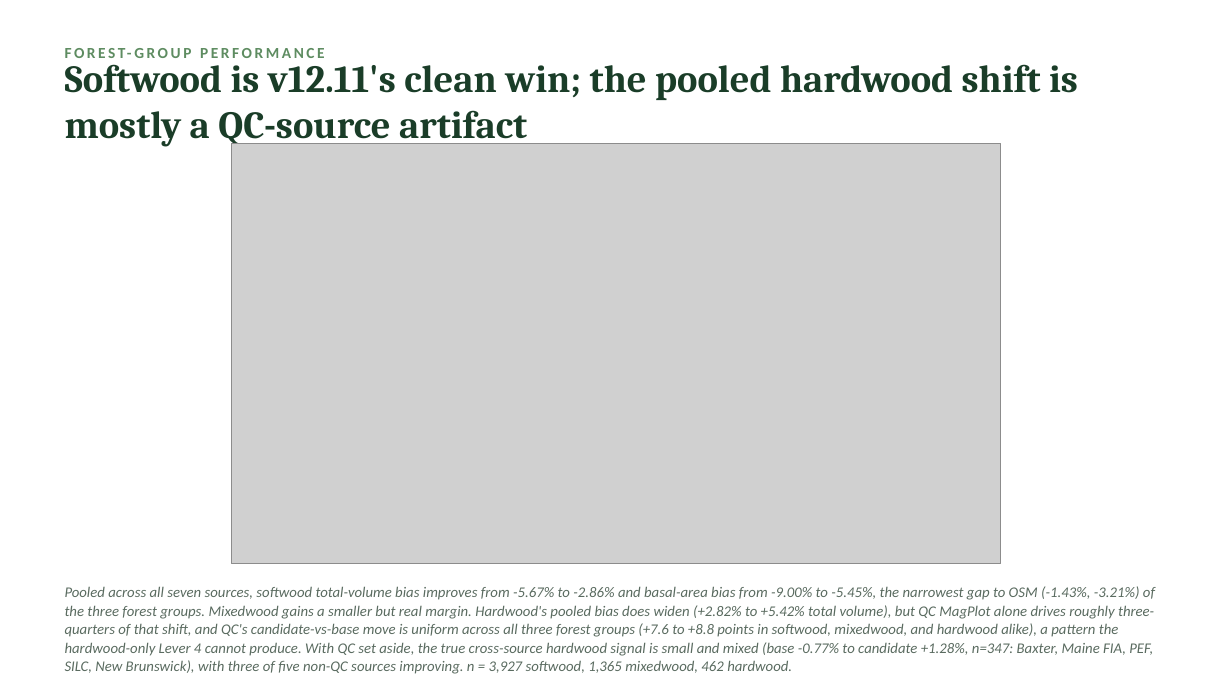
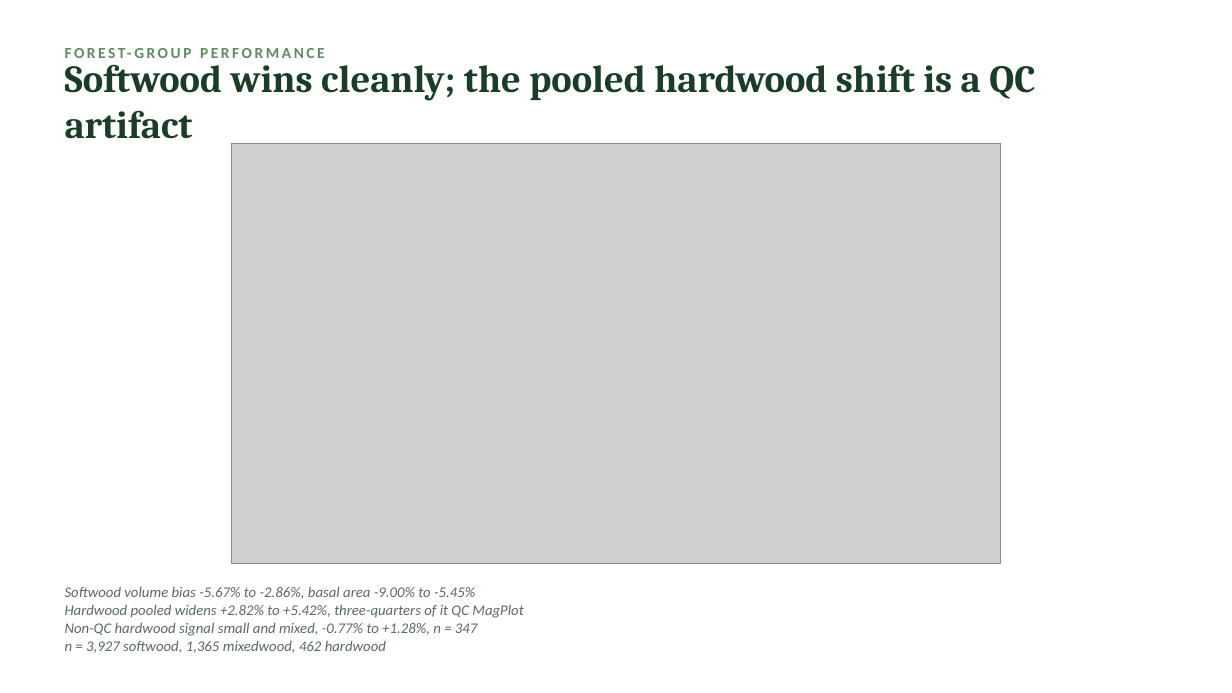
Before and after one commit to holoros/fvs-acd, a slide deck: slide 16 of FVS-ACD_Hennigar_Aug2026.pptx. Drawn at 1232x693 pixels with LibreOffice and Linux fonts; fonts in the diff are those of the drawing; grey boxes stand for pictures. Boxes give left, top, right and bottom in pixels: in the first picture for what was removed or moved away, otherwise in the second. Text is boxed around its words. In the diff, an @@ line names an element or a change of style, - is before the commit and + after.

```diff
--- a/FVS-ACD_Hennigar_Aug2026.pptx
+++ b/FVS-ACD_Hennigar_Aug2026.pptx
@@ text at (x1=65, y1=57, x2=1035, y2=139): text changed @@
-Softwood is v12.11's clean win; the pooled hardwood shift is mostly a QC-source artifact
+Softwood wins cleanly; the pooled hardwood shift is a QC artifact
@@ text at (x1=65, y1=587, x2=523, y2=653): text changed @@
-Pooled across all seven sources, softwood total-volume bias improves from -5.67% to -2.86% and basal-area bias from -9.00% to -5.45%, the narrowest gap to OSM (-1.43%, -3.21%) of the three forest groups. Mixedwood gains a smaller but real margin. Hardwood's pooled bias does widen (+2.82% to +5.42% total volume), but QC MagPlot alone drives roughly three-quarters of that shift, and QC's candidate-vs-base move is uniform across all three forest groups (+7.6 to +8.8 points in softwood, mixedwood, and hardwood alike), a pattern the hardwood-only Lever 4 cannot produce. With QC set aside, the true cross-source hardwood signal is small and mixed (base -0.77% to candidate +1.28%, n=347: Baxter, Maine FIA, PEF, SILC, New Brunswick), with three of five non-QC sources improving. n = 3,927 softwood, 1,365 mixedwood, 462 hardwood.
+Softwood volume bias -5.67% to -2.86%, basal area -9.00% to -5.45%
+Hardwood pooled widens +2.82% to +5.42%, three-quarters of it QC MagPlot
+Non-QC hardwood signal small and mixed, -0.77% to +1.28%, n = 347
+n = 3,927 softwood, 1,365 mixedwood, 462 hardwood
```
Also in this commit, not shown: 39 other slides changed, 1 slide added, 25 other files.
